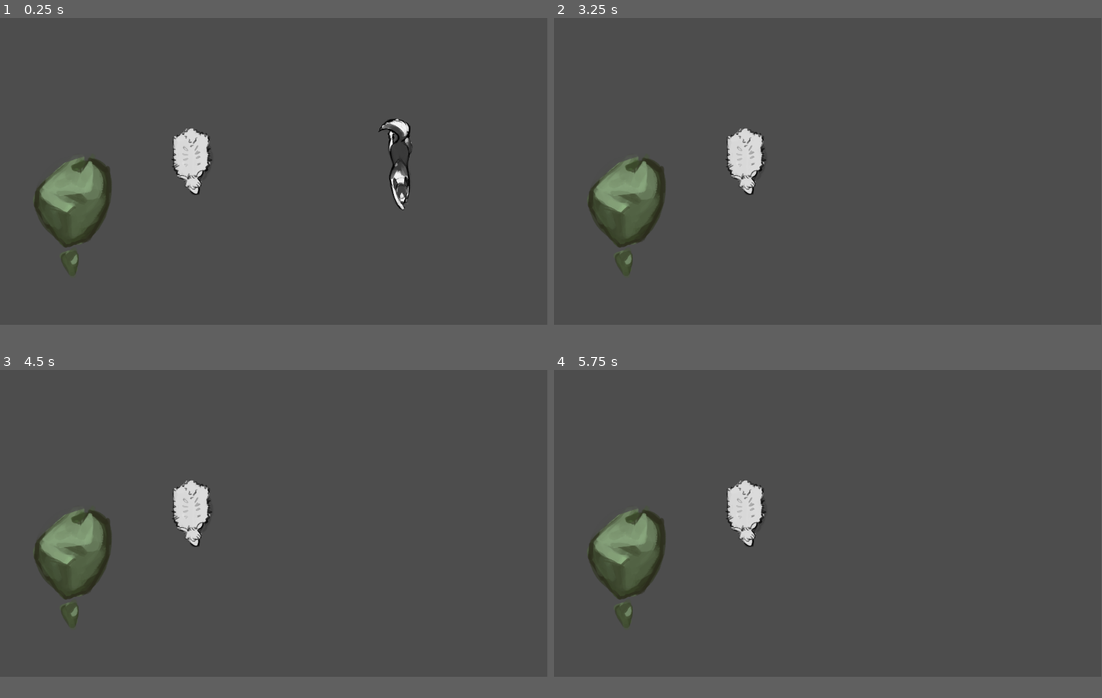
Above: before the commit, frames 1-4 (two rows, left to right).
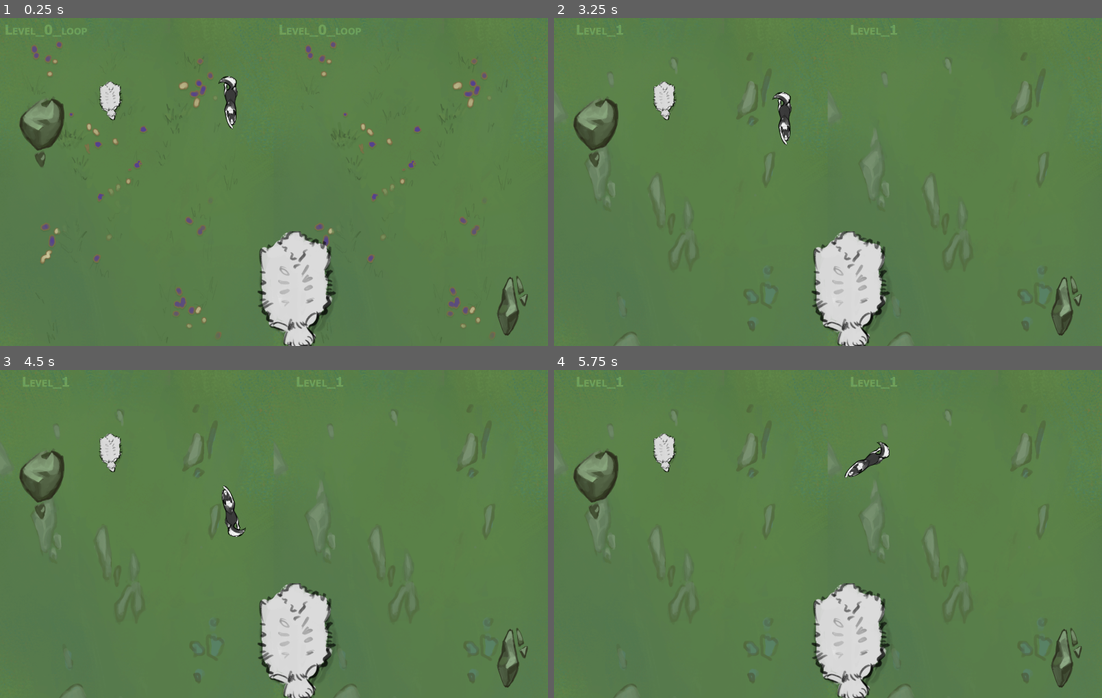
Above: after the commit, the same moments.

Repository: Nowan/slavic-game-jam-2024
Game: Godot game, scene res://src/scenes/main/MainScene.tscn
The game is run twice, just before and just after one commit, with the same random seed, the same clock (stepped at 60 frames per second) and the same inputs.
Inputs:
- Up to frame 1 (0.25 s): no input
- Up to frame 2 (3.25 s): tap Enter at 0.5 s; hold D (move_right) 0.53-1.28 s; hold S (move_down) 1.28-2.03 s; hold D (move_right) 2.03-2.78 s; hold W (move_up) from 2.78 s (still down)
- Up to frame 3 (4.5 s): release W (move_up) at 3.53 s; hold A (move_left) from 3.53 s (still down)
- Up to frame 4 (5.75 s): release A (move_left) at 5.03 s; hold S (move_down) from 5.03 s (still down)
In our replay, the window is 799x449 before the commit and 800x480 after it. These sizes can differ from the game's own. Grey fills any space a smaller window leaves; there, only what the larger window draws over its background counts as a difference.

The runs differ from the first frame. In frame 1, 93% of the frame differs, in the area x 0-100%, y 0-100%; in frame 2, 93%; in frame 3, 93%; in frame 4, 93%.

Commit message:
added simple transition to the second level

Diff:
--- a/project.godot
+++ b/project.godot
@@ -14,6 +14,11 @@
 run/main_scene="res://src/scenes/main/MainScene.tscn"
 config/features=PackedStringArray("4.3", "Forward Plus")
 config/icon="res://icon.svg"
+
+[display]
+
+window/size/viewport_width=2000
+window/size/viewport_height=1200
 
 [input]
 
--- a/src/scenes/main/MainScene.tscn
+++ b/src/scenes/main/MainScene.tscn
@@ -6,8 +6,29 @@
 [ext_resource type="PackedScene" uid="uid://c8k732tosm3hi" path="res://src/scenes/rock2/rock_2.tscn" id="5_o74at"]
 [ext_resource type="PackedScene" uid="uid://doyu0730pwqv4" path="res://src/scenes/rock3/rock_3.tscn" id="6_r3s50"]
 [ext_resource type="PackedScene" uid="uid://dc12g1frjraup" path="res://src/scenes/rock4/rock_4.tscn" id="7_a2hia"]
+[ext_resource type="Texture2D" uid="uid://bhhvro6lsa6kq" path="res://assets/Map/level_0_loop.png" id="7_hvpbq"]
+[ext_resource type="PackedScene" uid="uid://dwfsvlmdytkq4" path="res://src/scenes/win_area/win_area.tscn" id="8_24hfu"]
+
+[sub_resource type="RectangleShape2D" id="RectangleShape2D_esxmi"]
+size = Vector2(3386, 3071)
 
 [node name="Main" type="Node2D"]
+
+[node name="ParallaxBackground" type="ParallaxBackground" parent="."]
+
+[node name="ParallaxLayer" type="ParallaxLayer" parent="ParallaxBackground"]
+
+[node name="TextureRect" type="TextureRect" parent="ParallaxBackground/ParallaxLayer"]
+offset_left = -1.0
+offset_top = -1.0
+offset_right = 2654.0
+offset_bottom = 5319.0
+texture = ExtResource("7_hvpbq")
+stretch_mode = 1
+metadata/_edit_use_anchors_ = true
+
+[node name="Win Area" parent="." instance=ExtResource("8_24hfu")]
+position = Vector2(927, 861)
 
 [node name="Dog" parent="." instance=ExtResource("1_7h8kt")]
 position = Vector2(841, 309)
@@ -20,7 +41,7 @@
 scale = Vector2(0.5, 0.5)
 
 [node name="Rock2" parent="." instance=ExtResource("5_o74at")]
-position = Vector2(784, 1298)
+position = Vector2(1870, 1053)
 scale = Vector2(0.5, 0.5)
 
 [node name="Rock3" parent="." instance=ExtResource("6_r3s50")]
@@ -28,5 +49,23 @@
 scale = Vector2(0.7, 0.7)
 
 [node name="Rock4" parent="." instance=ExtResource("7_a2hia")]
-position = Vector2(666, 2382)
+position = Vector2(996, 1307)
 scale = Vector2(0.5, 0.5)
+
+[node name="StaticBody2D" type="StaticBody2D" parent="."]
+
+[node name="CollisionShape2D" type="CollisionShape2D" parent="StaticBody2D"]
+position = Vector2(-1703, 1525.5)
+shape = SubResource("RectangleShape2D_esxmi")
+
+[node name="CollisionShape2D4" type="CollisionShape2D" parent="StaticBody2D"]
+position = Vector2(1359, 3728)
+shape = SubResource("RectangleShape2D_esxmi")
+
+[node name="CollisionShape2D2" type="CollisionShape2D" parent="StaticBody2D"]
+position = Vector2(1369, -1526)
+shape = SubResource("RectangleShape2D_esxmi")
+
+[node name="CollisionShape2D3" type="CollisionShape2D" parent="StaticBody2D"]
+position = Vector2(4350, 1546)
+shape = SubResource("RectangleShape2D_esxmi")
--- /dev/null
+++ b/src/scenes/second/second.tscn
@@ -0,0 +1,50 @@
+[gd_scene load_steps=9 format=3 uid="uid://coh4uq2g684cr"]
+
+[ext_resource type="Texture2D" uid="uid://deyhvtl365vs6" path="res://assets/Map/level_1.png" id="1_rddo3"]
+[ext_resource type="PackedScene" uid="uid://dwfsvlmdytkq4" path="res://src/scenes/win_area/win_area.tscn" id="2_mh1xx"]
+[ext_resource type="PackedScene" uid="uid://mwmynyrns760" path="res://src/scenes/dog/Dog.tscn" id="3_rfbdf"]
+[ext_resource type="PackedScene" uid="uid://bvillbq0e0oqg" path="res://src/scenes/sheep/Sheep.tscn" id="4_c7y18"]
+[ext_resource type="PackedScene" uid="uid://bfrr7ra767c2r" path="res://src/scenes/rock1/rock_1.tscn" id="5_ouqtj"]
+[ext_resource type="PackedScene" uid="uid://c8k732tosm3hi" path="res://src/scenes/rock2/rock_2.tscn" id="6_hbi55"]
+[ext_resource type="PackedScene" uid="uid://doyu0730pwqv4" path="res://src/scenes/rock3/rock_3.tscn" id="7_g02g3"]
+[ext_resource type="PackedScene" uid="uid://dc12g1frjraup" path="res://src/scenes/rock4/rock_4.tscn" id="8_be5kj"]
+
+[node name="Second" type="Node2D"]
+
+[node name="ParallaxBackground" type="ParallaxBackground" parent="."]
+
+[node name="ParallaxLayer" type="ParallaxLayer" parent="ParallaxBackground"]
+
+[node name="TextureRect" type="TextureRect" parent="ParallaxBackground/ParallaxLayer"]
+offset_left = -1.0
+offset_top = -1.0
+offset_right = 2654.0
+offset_bottom = 5319.0
+texture = ExtResource("1_rddo3")
+stretch_mode = 1
+metadata/_edit_use_anchors_ = true
+
+[node name="Win Area" parent="." instance=ExtResource("2_mh1xx")]
+position = Vector2(927, 861)
+
+[node name="Dog" parent="." instance=ExtResource("3_rfbdf")]
+position = Vector2(841, 309)
+
+[node name="Sheep" parent="." instance=ExtResource("4_c7y18")]
+position = Vector2(404, 305)
+
+[node name="Rock1" parent="." instance=ExtResource("5_ouqtj")]
+position = Vector2(162, 418)
+scale = Vector2(0.5, 0.5)
+
+[node name="Rock2" parent="." instance=ExtResource("6_hbi55")]
+position = Vector2(1870, 1053)
+scale = Vector2(0.5, 0.5)
+
+[node name="Rock3" parent="." instance=ExtResource("7_g02g3")]
+position = Vector2(256, 1800)
+scale = Vector2(0.7, 0.7)
+
+[node name="Rock4" parent="." instance=ExtResource("8_be5kj")]
+position = Vector2(996, 1307)
+scale = Vector2(0.5, 0.5)
--- /dev/null
+++ b/src/scenes/win_area/win_area.gd
@@ -0,0 +1,15 @@
+extends Area2D
+
+
+# Called when the node enters the scene tree for the first time.
+func _ready() -> void:
+	pass
+
+# Called every frame. 'delta' is the elapsed time since the previous frame.
+func _process(delta: float) -> void:
+	pass
+
+func _on_body_entered(body: Node2D) -> void:
+	if (body is CharacterBody2D):
+		print("yay!")
+		get_tree().change_scene_to_file("res://src/scenes/second/second.tscn")
--- /dev/null
+++ b/src/scenes/win_area/win_area.tscn
@@ -0,0 +1,21 @@
+[gd_scene load_steps=4 format=3 uid="uid://dwfsvlmdytkq4"]
+
+[ext_resource type="Texture2D" uid="uid://bd2q2iw2i61pf" path="res://assets/Sheep/placeholder.png" id="1_4dmv0"]
+[ext_resource type="Script" path="res://src/scenes/win_area/win_area.gd" id="1_7kr7e"]
+
+[sub_resource type="RectangleShape2D" id="RectangleShape2D_4vk7e"]
+size = Vector2(271.5, 465)
+
+[node name="Win Area" type="Area2D"]
+collision_layer = 0
+script = ExtResource("1_7kr7e")
+
+[node name="CollisionShape2D" type="CollisionShape2D" parent="."]
+position = Vector2(151.25, 150.5)
+shape = SubResource("RectangleShape2D_4vk7e")
+
+[node name="Sprite2D" type="Sprite2D" parent="."]
+position = Vector2(156, 162)
+texture = ExtResource("1_4dmv0")
+
+[connection signal="body_entered" from="." to="." method="_on_body_entered"]
Binary file added: assets/Map/level_2.png
Not shown, added: assets/Map/level_2.png.import
Not shown: 1 places in src/scenes/main/MainScene.tscn that only renumber resources
